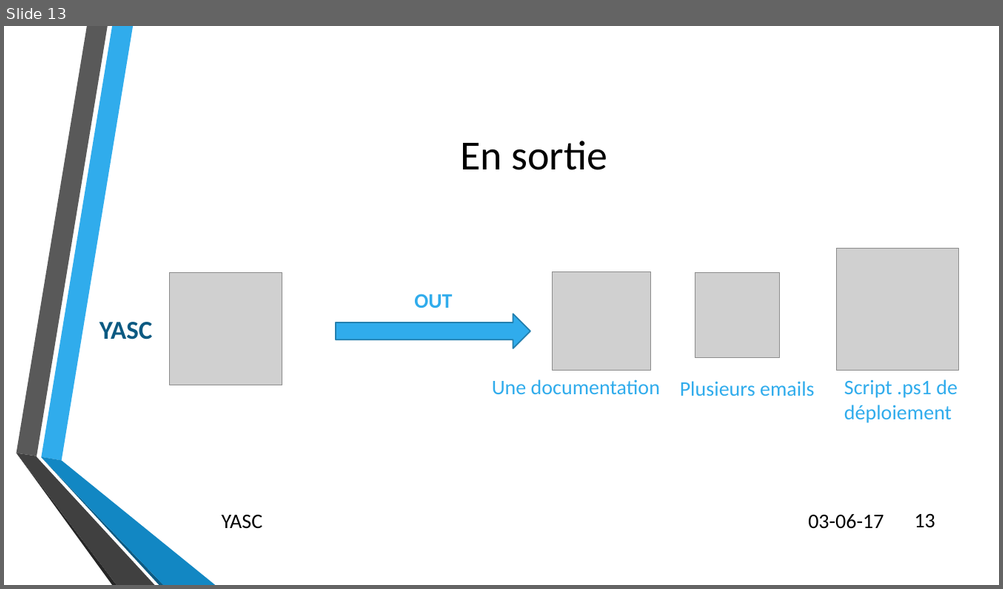
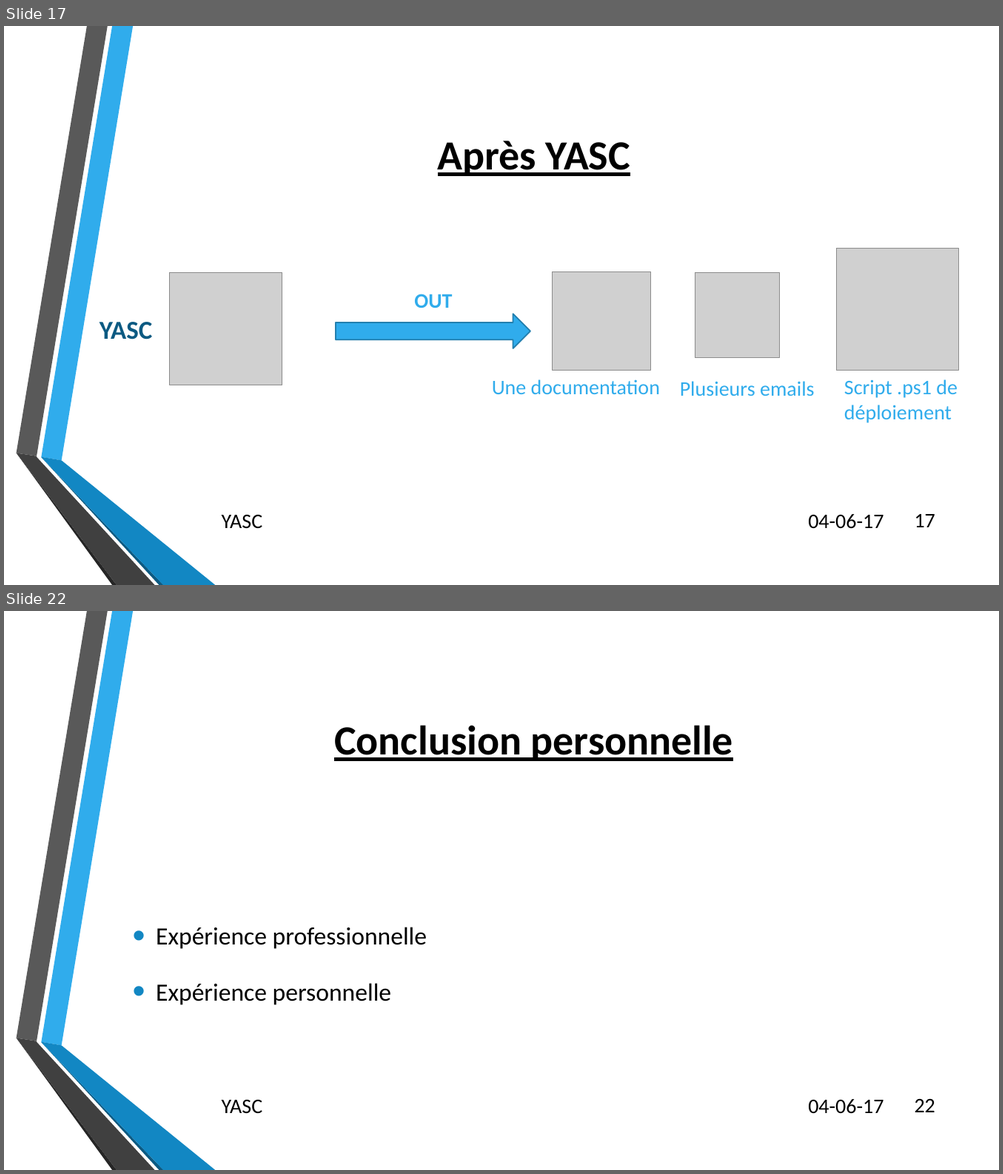
Before and after one commit to CerfontaineMathieu/TFE, a slide deck: Automatisation des déploiements d’applications et d’équipements réseaux via.pptx. Shown one above the other, each under a label of ours: slide 13 before the commit, slides 17 and 22 after it; the slides between them are not shown. The pictures are 1003x589 and 1003x1174 pixels, drawn with LibreOffice and Linux fonts; fonts in the diff are those of the drawing; grey boxes stand for pictures; background and template pictures are left out. Boxes give left, top, right and bottom in pixels: in the first picture for what was removed or moved away, otherwise in the second. Text is boxed around its words. In the diff, an @@ line names an element or a change of style, - is before the commit and + after.

```diff
--- a/Automatisation des déploiements d’applications et d’équipements réseaux via.pptx
+++ b/Automatisation des déploiements d’applications et d’équipements réseaux via.pptx
@@ slide 22 added at <box>4,611,999,1170</box>, background picture (left out); not listed: 6 template elements that a slide beside it also shows @@
@@ title added at <box>334,725,733,761</box>, 40 pt, text #000000, bold, underline @@
+Conclusion personnelle
@@ text added at <box>156,927,427,1005</box>, 24 pt, text #000000 @@
+• Expérience professionnelle
+• Expérience personnelle
@@ text added at <box>222,1100,263,1114</box>, 20 pt, text #000000 @@
+YASC
@@ text added at <box>808,1099,883,1114</box>, 20 pt, text #000000 @@
+04-06-17
@@ page number added at <box>914,1099,935,1113</box>, 20 pt, text #000000 @@
+22
@@ what was slide 13 is now slide 17 @@
@@ slide 17 changed as well @@
@@ title at <box>438,141,630,176</box>: text changed; bold on @@
-En sortie
+Après YASC
@@ text at <box>808,514,883,529</box>: text changed @@
-03-06-17
+04-06-17
@@ page number at <box>914,514,935,528</box>: text changed @@
-13
+17
```
Also in this commit, not shown: 11 other slides changed, 8 other slides added, 1 other file.
